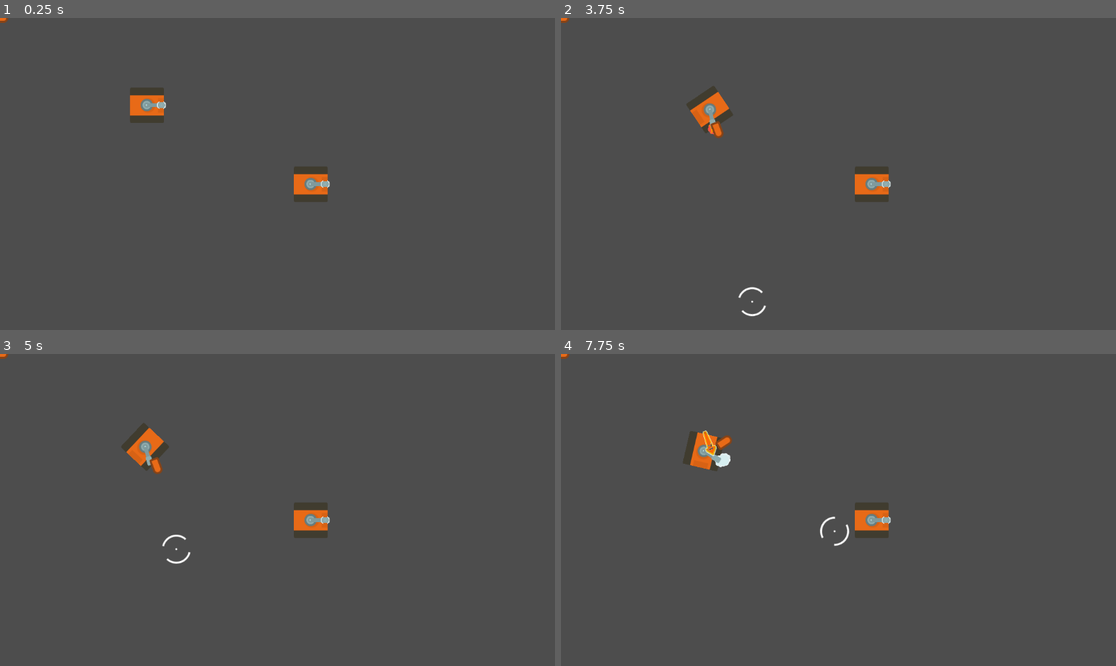
Above: before the commit, frames 1-4 (two rows, left to right).
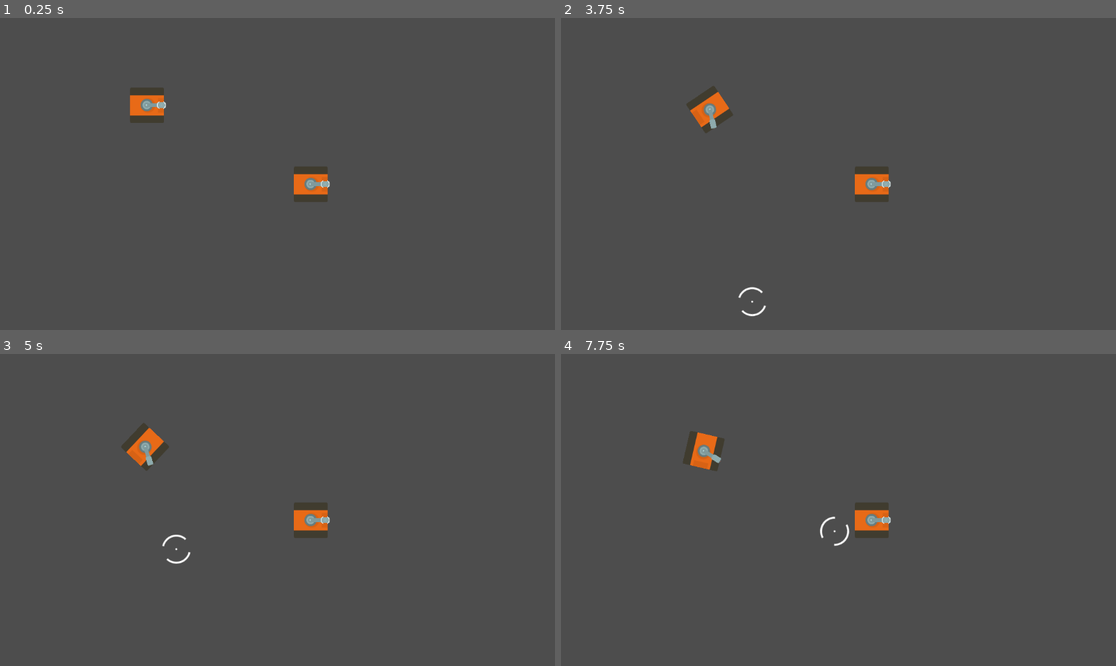
Above: after the commit, the same moments.

Repository: KakCmambnporpawwucmow/tanks_kidz
Game: Godot game, scene res://layers/test.tscn
The game is run twice, just before and just after one commit, with the same random seed, the same clock (stepped at 60 frames per second) and the same inputs.
Inputs (mouse positions are in pixels of both pictures, inside the frame that each line leads up to):
- Up to frame 1 (0.25 s): no input
- Up to frame 2 (3.75 s): tap Enter at 0.5 s; move the mouse to (960, 158) at 0.52 s; hold E (ammo_ap) 0.53-1.28 s; hold D (rotate_right) 0.53-2.03 s; tap W (move_forward) at 0.77, 1.52, 3.02 s; move the mouse to (727, 189) at 1.27 s; tap R (ammo_he) at 1.35 s; move the mouse to (894, 105) at 2.02 s; hold A (rotate_left) 2.03-2.78 s; hold F (ammo_heat) 2.03-2.78 s; move the mouse to (810, 236) at 2.77 s; hold D (rotate_right) from 2.78 s (still down); tap C (ammo_missile) at 2.85 s; move the mouse to (1005, 220) at 3.52 s; press the mouse at (1005, 220) at 3.53 s
- Up to frame 3 (5 s): tap W (move_forward) at 3.77, 4.52 s; move the mouse to (111, 463) at 4.27 s; release D (rotate_right) at 4.28 s; release the mouse at (111, 463) at 4.28 s; hold A (rotate_left) from 4.28 s (still down); tap E (ammo_ap) at 4.35 s
- Up to frame 4 (7.75 s): move the mouse to (866, 510) at 5.02 s; release A (rotate_left) at 5.03 s; hold D (rotate_right) 5.03-5.78 s; hold R (ammo_he) 5.03-5.78 s; move the mouse to (755, 432) at 5.77 s; hold A (rotate_left) 5.78-7.28 s; tap F (ammo_heat) at 5.85 s; tap W (move_forward) at 6.02, 6.77, 7.52 s; move the mouse to (960, 494) at 6.52 s; hold C (ammo_missile) 6.53-7.28 s; move the mouse to (727, 525) at 7.27 s; hold D (rotate_right) from 7.28 s (still down); click (727, 525) at 7.35 s

The runs differ from the first frame. In frame 1, less than 0.1% of the frame differs, in the area x 0-2%, y 0-2%; in frame 2, 0.1%; in frame 3, 0.1%; in frame 4, 0.3%, in the area x 0-31%, y 0-37%.
Error in both runs: Invalid call. Nonexistent function 'get_remaining_ammo' in base 'Node (WeaponSystem)'. (res://entities/tanks/base/tank.gd:81)

Commit message:
UPDATE
Уменьшена громкость работы двигателя танка.

Diff:
--- a/entities/tanks/base/tank.tscn
+++ b/entities/tanks/base/tank.tscn
@@ -59,7 +59,6 @@
 missile_round = NodePath("missile")
 
 [node name="ap" parent="WeaponSystem" instance=ExtResource("8_p8ptd")]
-freeze = true
 contact_monitor = false
 max_contacts_reported = 0
 show_trajectory = false
@@ -119,5 +118,5 @@
 
 [node name="engine" type="AudioStreamPlayer2D" parent="."]
 stream = ExtResource("12_pu3tq")
-volume_db = -7.172
+volume_db = -22.209
 parameters/looping = true
